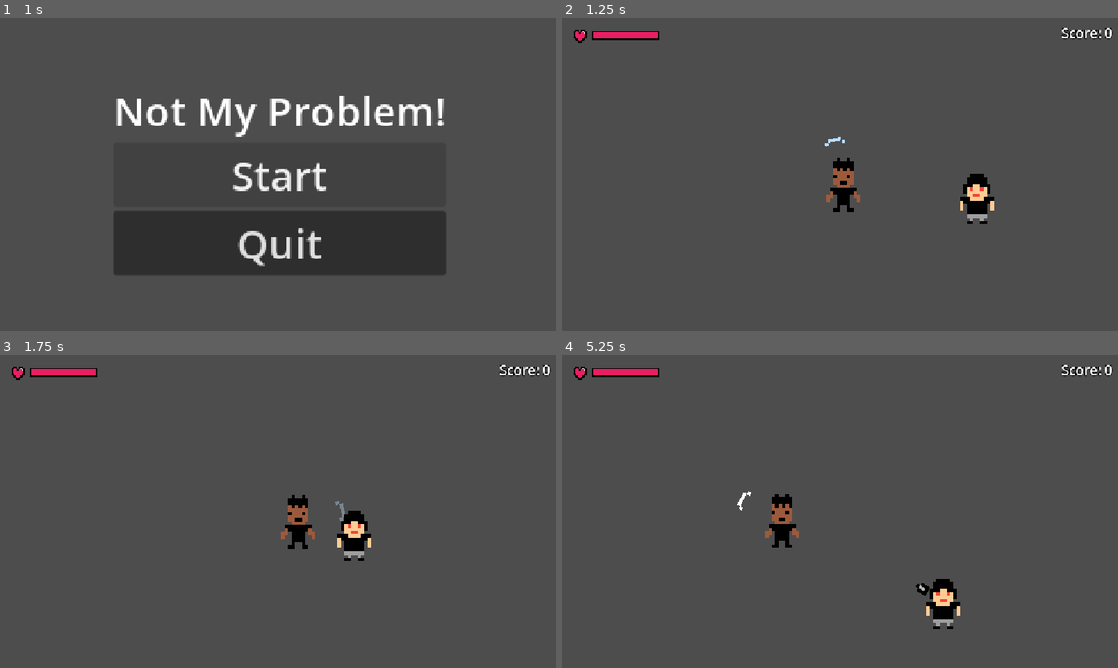
Above: before the commit, frames 1-4 (two rows, left to right).
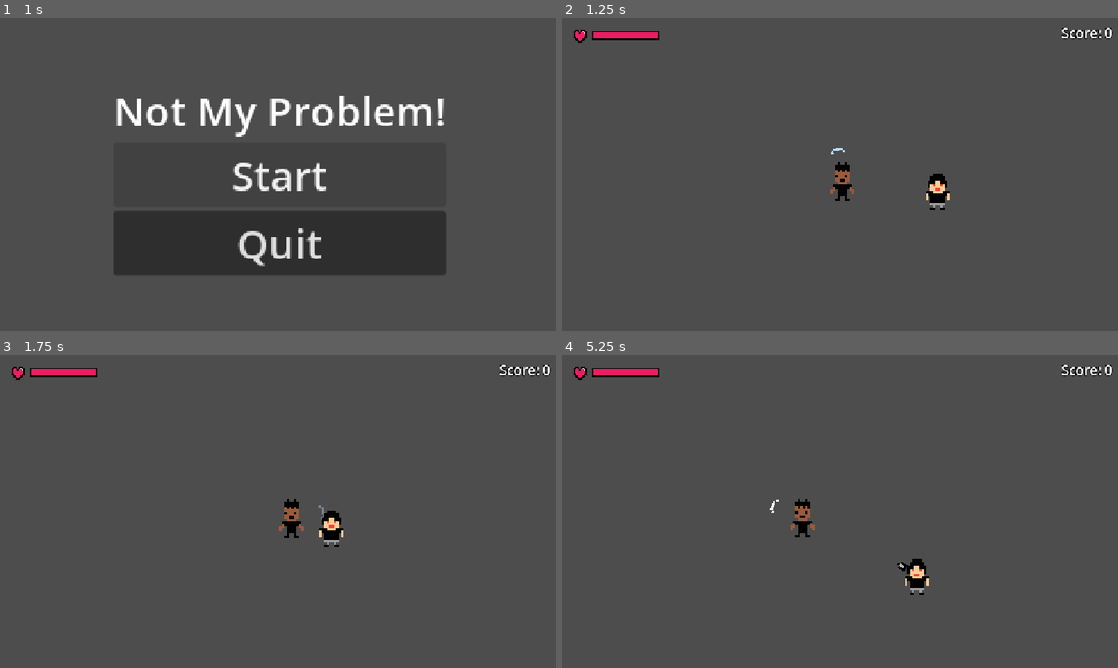
Above: after the commit, the same moments.

Repository: mcl-playz/notmyproblem
Game: Godot game, scene res://scenes/menu.tscn
The game is run twice, just before and just after one commit, with the same random seed, the same clock (stepped at 60 frames per second) and the same inputs. Sound files missing from this copy of the repository are replaced by a short silence.
Inputs (mouse positions are in pixels of both pictures, inside the frame that each line leads up to):
- Up to frame 1 (1 s): click "Start" at 0.5 s
- Up to frame 2 (1.25 s): no input
- Up to frame 3 (1.75 s): move the mouse to (400, 495) at 1.27 s; hold D (right) from 1.28 s (still down); click (400, 495) at 1.35 s
- Up to frame 4 (5.25 s): move the mouse to (728, 527) at 2.02 s; release D (right) at 2.03 s; hold S (backward) 2.03-2.78 s; click (728, 527) at 2.1 s; move the mouse to (895, 442) at 2.77 s; hold D (right) 2.78-3.53 s; click (895, 442) at 2.85 s; move the mouse to (812, 574) at 3.52 s; hold W (forward) 3.53-4.28 s; click (812, 574) at 3.6 s; move the mouse to (1006, 558) at 4.27 s; hold A (left) from 4.28 s (still down); click (1006, 558) at 4.35 s; move the mouse to (673, 464) at 5.02 s; click (673, 464) at 5.1 s

Frame 1 is identical in both runs. In frame 2, 1.5% of the frame differs, in the area x 47-78%, y 38-66%; in frame 3, 1.5%; in frame 4, 1.9%, in the area x 31-72%, y 43-88%.

Commit message:
feat: zoom the camera out over time

Diff:
--- a/scenes/game.tscn
+++ b/scenes/game.tscn
@@ -5,6 +5,7 @@
 [ext_resource type="Script" uid="uid://buenfederb0ba" path="res://scripts/enemy_spawner.gd" id="4_spawn"]
 [ext_resource type="PackedScene" path="res://scenes/death_screen.tscn" id="5_death"]
 [ext_resource type="Script" uid="uid://5hi8b04fnduq" path="res://scripts/game.gd" id="6_game"]
+[ext_resource type="Script" uid="uid://bkrg5j3xto1gv" path="res://scripts/camera.gd" id="7_camera"]
 
 [node name="Game" type="Node2D" unique_id=646669901]
 script = ExtResource("6_game")
@@ -15,8 +16,9 @@
 
 [node name="Camera2D" type="Camera2D" parent="Player" unique_id=308955695]
 position = Vector2(-1, -3.0000076)
-zoom = Vector2(7, 7)
+zoom = Vector2(5, 5)
 position_smoothing_enabled = true
+script = ExtResource("7_camera")
 
 [node name="Enemy" parent="." unique_id=1560836702 instance=ExtResource("3_lnu2h")]
 position = Vector2(43, 7)
--- /dev/null
+++ b/scripts/camera.gd
@@ -0,0 +1,10 @@
+extends Camera2D
+
+## How much zoom the camera loses per second.
+@export var zoom_out_speed: float = 0.01
+## The camera stops zooming out at this zoom.
+@export var min_zoom: float = 1.75
+
+
+func _process(delta: float) -> void:
+	zoom = Vector2.ONE * maxf(zoom.x - zoom_out_speed * delta, min_zoom)
Not shown, added: scripts/camera.gd.uid
